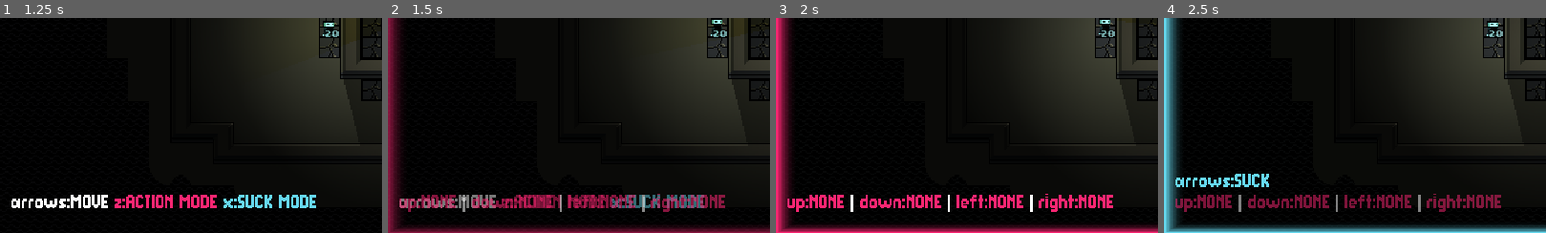
Above: before the commit, frames 1-4 (left to right).
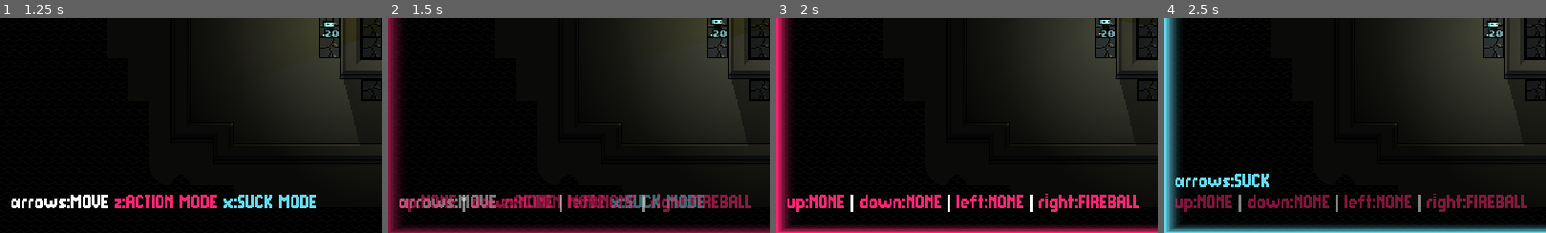
Above: after the commit, the same moments.

Repository: nuzcraft/stunning-barnacle
Game: Godot game, scene res://scenes/main_menu.tscn
Two runs of this game, one before a commit and one after it. Both use one fixed random seed, a clock stepped at 60 frames per second and the inputs below.
Inputs (mouse positions are % of the whole screen's width and height, from its top left):
- Up to frame 1 (1.25 s): click "Start Game" at 0.5 s
- Up to frame 2 (1.5 s): move the mouse to (72, 45) at 1.27 s; hold Right (right) from 1.28 s (still down); tap Z (action) at 1.35 s
- Up to frame 3 (2 s): keep holding Right (right); tap X (suck) at 1.55 s
- Up to frame 4 (2.5 s): move the mouse to (30, 55) at 2.02 s; release Right (right) at 2.03 s; hold Down (down) from 2.03 s (still down); tap X (suck) at 2.1 s; tap Z (action) at 2.3 s
The pictures show only the part of the screen within x 0-50%, y 50-100%; the shares and areas given below are measured in that part.

Frame 1 is identical in both runs. In frame 2, 0.6% of the frame differs, in the area x 80-95%, y 82-89%; in frame 3, 0.6%; in frame 4, 0.6%.

Commit message:
working on new action and enemy

Diff:
--- /dev/null
+++ b/scenes/actor/fire_enemy.gd
@@ -0,0 +1,2 @@
+extends Enemy
+class_name FireEnemy
--- /dev/null
+++ b/scenes/actor/fire_enemy.tscn
@@ -0,0 +1,17 @@
+[gd_scene load_steps=3 format=3 uid="uid://dnhfeyv2ilw6f"]
+
+[ext_resource type="PackedScene" uid="uid://5hktlxx467jw" path="res://scenes/actor/enemy.tscn" id="1_br3ht"]
+[ext_resource type="Script" path="res://scenes/actor/fire_enemy.gd" id="2_nigpg"]
+
+[node name="FireEnemy" groups=["fire_enemies"] instance=ExtResource("1_br3ht")]
+modulate = Color(0.976471, 0.14902, 0.447059, 1)
+script = ExtResource("2_nigpg")
+health = 4
+target_radius = 7
+action = {
+"down": "FIREBALL",
+"left": "FIREBALL",
+"right": "FIREBALL",
+"up": "FIREBALL"
+}
+suck_action = "FIREBALL"
--- a/scenes/world.gd
+++ b/scenes/world.gd
@@ -17,6 +17,7 @@
 const SUCK_EFFECT = preload("res://scenes/effects/suck.tscn")
 const BUILDER = preload("res://scenes/actor/builder.tscn")
 const ENEMY = preload("res://scenes/actor/enemy.tscn")
+const FIRE_ENEMY = preload("res://scenes/actor/fire_enemy.tscn")
 const magenta: Color = "#f92672"
 const blue: Color = "#66d9ef"
 
@@ -112,7 +113,10 @@
 			var path: Array[Vector2i] = astar_grid.get_id_path(tile_map.local_to_map(enemy.position), enemy.target)
 			if path.size() > 1:
 				var vector = path[1] - path[0]
-				if not try_attack(enemy, vector):
+				if enemy.is_in_group("fire_enemies"):
+					if not try_fireball(enemy, vector):
+						try_move(enemy, vector)
+				elif not try_attack(enemy, vector):
 					try_move(enemy, vector)
 		for enemy: Actor in get_tree().get_nodes_in_group("enemies"):
 			if lighthouse:
@@ -201,8 +205,33 @@
 	var success = tile_map.try_attack_wall(coords)
 	if success:
 		actor.bump_anim(vector)
-		astar_grid.set_point_weight_scale(coords, 8.0)
+		astar_grid.set_point_weight_scale(coords, 1.0)
 		astar_grid_2.set_point_solid(coords, not tile_map.is_coord_walkable(coords))
+	return success
+
+func try_fireball(actor: Actor, vector: Vector2) -> bool:
+	var destination = actor.position + (vector * tilesize)
+	var destination2 = actor.position + (vector * tilesize * 2)
+	var coords = tile_map.local_to_map(destination)
+	var coords2 = tile_map.local_to_map(destination2)
+	for act: Actor in get_tree().get_nodes_in_group("actors"):
+		if actor != act:
+			var act_coords = tile_map.local_to_map(act.position)
+			if act_coords == coords or act_coords == coords2:
+				act.damage(1)
+				#actor.bump_anim(vector) # TODO: FIRE SPRITE
+				SoundPlayer.play_sound(SoundPlayer.IMPACT_PLANK_MEDIUM_004) #TODO FIRE SOUND
+				return true
+	var success = tile_map.try_attack_wall(coords)
+	var success2 = tile_map.try_attack_wall(coords2)
+	if success:
+		#actor.bump_anim(vector)
+		astar_grid.set_point_weight_scale(coords, 1.0)
+		astar_grid_2.set_point_solid(coords, not tile_map.is_coord_walkable(coords))
+	if success2:
+		#actor.bump_anim(vector)
+		astar_grid.set_point_weight_scale(coords2, 1.0)
+		astar_grid_2.set_point_solid(coords2, not tile_map.is_coord_walkable(coords))
 	return success
 
 func prep_astar_grids() -> void:
@@ -341,6 +370,8 @@
 		return try_attack(actor, vector)
 	elif action == "BUILD":
 		return try_build(actor, vector)
+	elif action == "FIREBALL":
+		return try_fireball(actor, vector)
 	return false
 
 func suck(actor: Actor, action_slot: String, vector: Vector2) -> bool:
@@ -394,7 +425,7 @@
 	for actor in get_tree().get_nodes_in_group("actors"):
 		if actor.position == spawner.position:
 			return
-	var enemy = ENEMY.instantiate()
+	var enemy = FIRE_ENEMY.instantiate()
 	enemy.position = spawner.position
 	add_child(enemy)
 	enemy.died.connect(_on_actor_died)
--- a/scenes/world.tscn
+++ b/scenes/world.tscn
@@ -385,6 +385,12 @@
 [node name="Hero" parent="." instance=ExtResource("5_g5gmo")]
 z_index = 10
 position = Vector2(248, 168)
+action = {
+"down": "NONE",
+"left": "NONE",
+"right": "FIREBALL",
+"up": "NONE"
+}
 
 [node name="BuilderSpawners" type="Node" parent="."]
 
